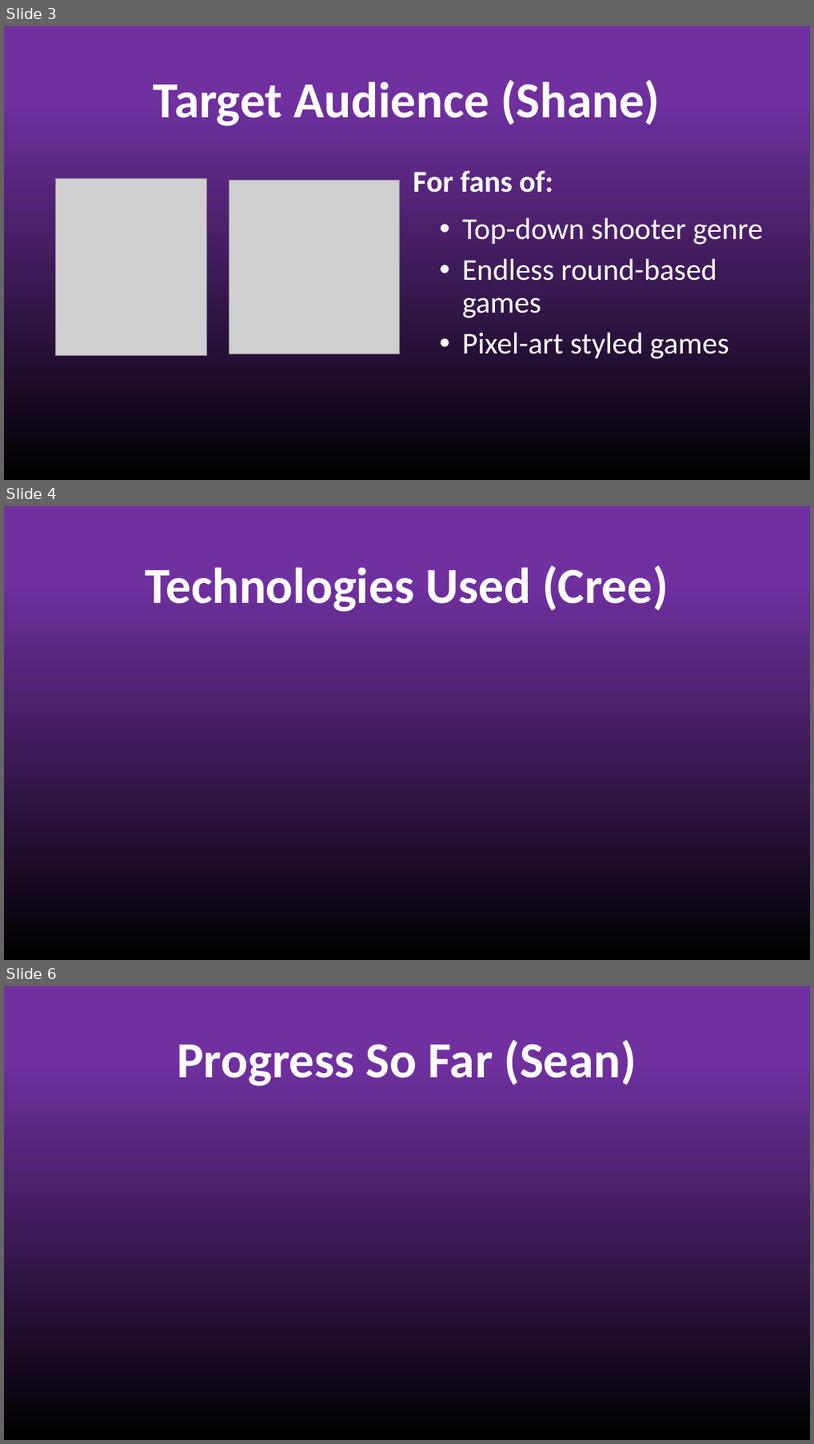
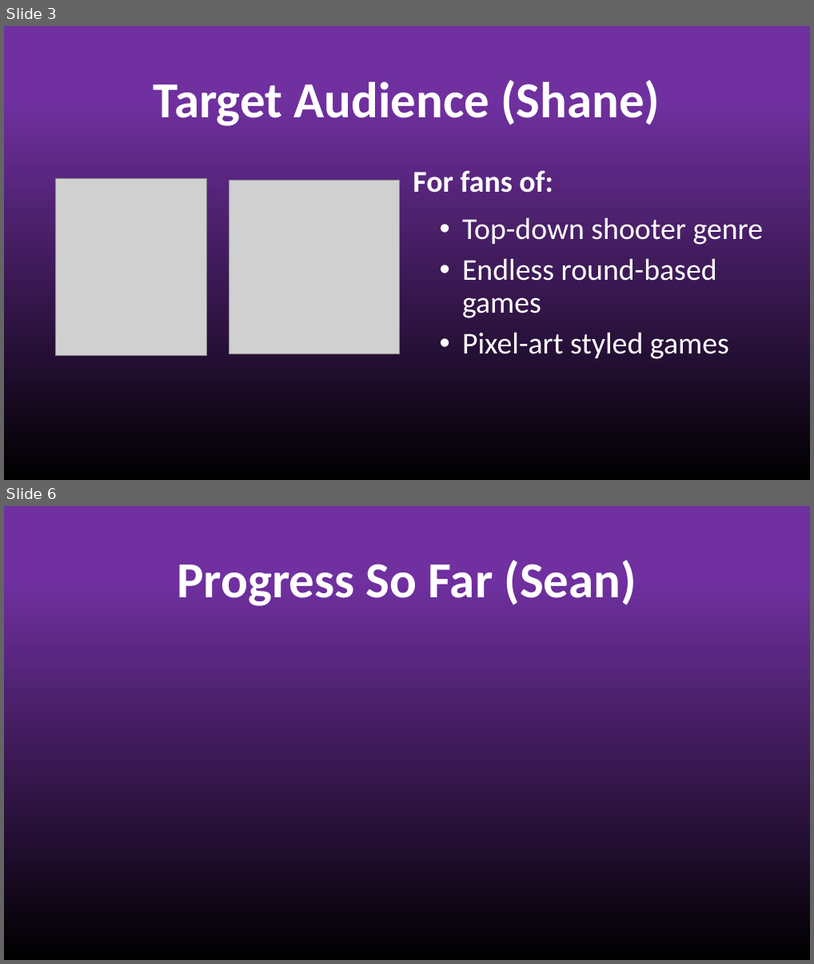
Before and after one commit to shanem1996/Plague_Panic, a slide deck: MIDPOINT PRESENTATION/MidPoint Presentation.pptx. Shown one above the other, each under a label of ours: slides 3, 4 and 6 before the commit, slides 3 and 6 after it; the slides between them are not shown. The pictures are 814x1444 and 814x964 pixels, drawn with LibreOffice and Linux fonts; fonts in the diff are those of the drawing; grey boxes stand for pictures. Boxes give left, top, right and bottom in pixels: in the first picture for what was removed or moved away, otherwise in the second. Text is boxed around its words. In the diff, an @@ line names an element or a change of style, - is before the commit and + after.

```diff
--- a/MIDPOINT PRESENTATION/MidPoint Presentation.pptx
+++ b/MIDPOINT PRESENTATION/MidPoint Presentation.pptx
@@ slide 4 removed at [4, 506, 810, 960], background gradient #7030A0 to #000000 @@
@@ title removed at [146, 565, 669, 612] @@
-Technologies Used (Cree)
```
Also in this commit, not shown: 2 slides added, 1 other slide removed, 2 other files.
